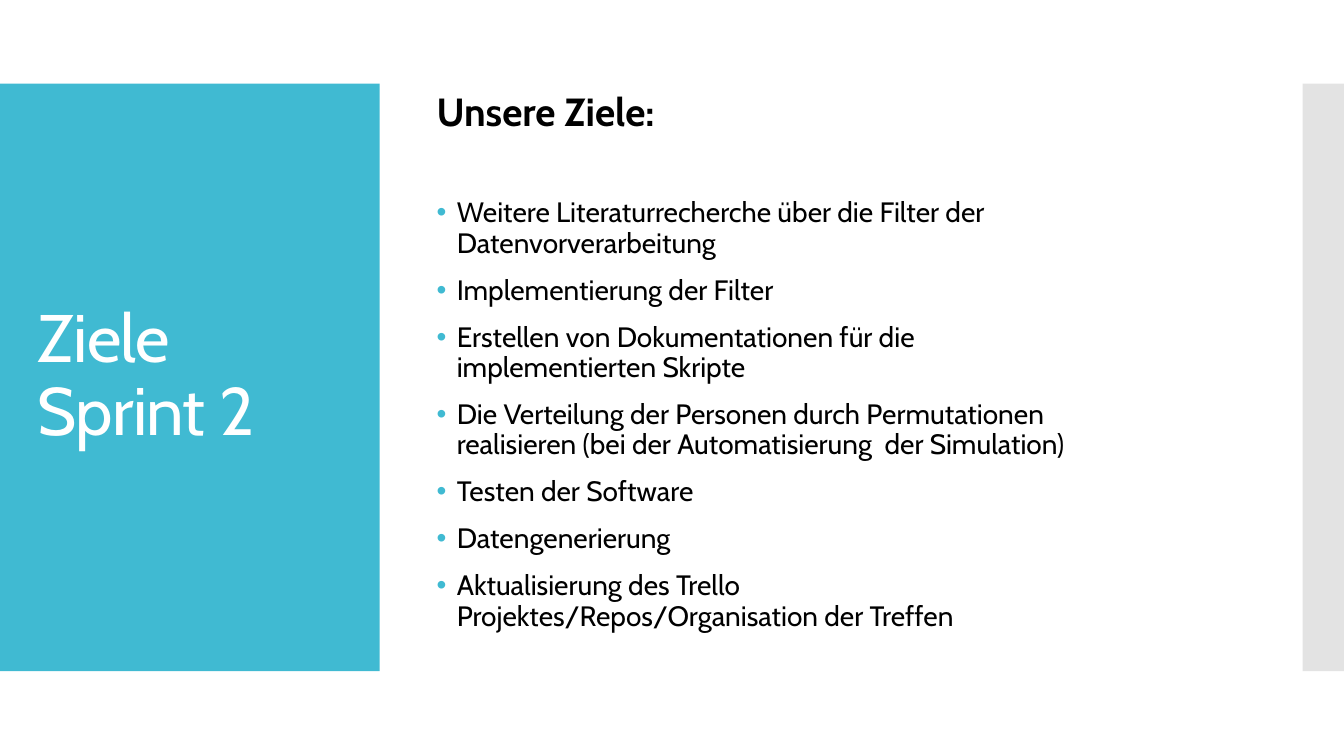
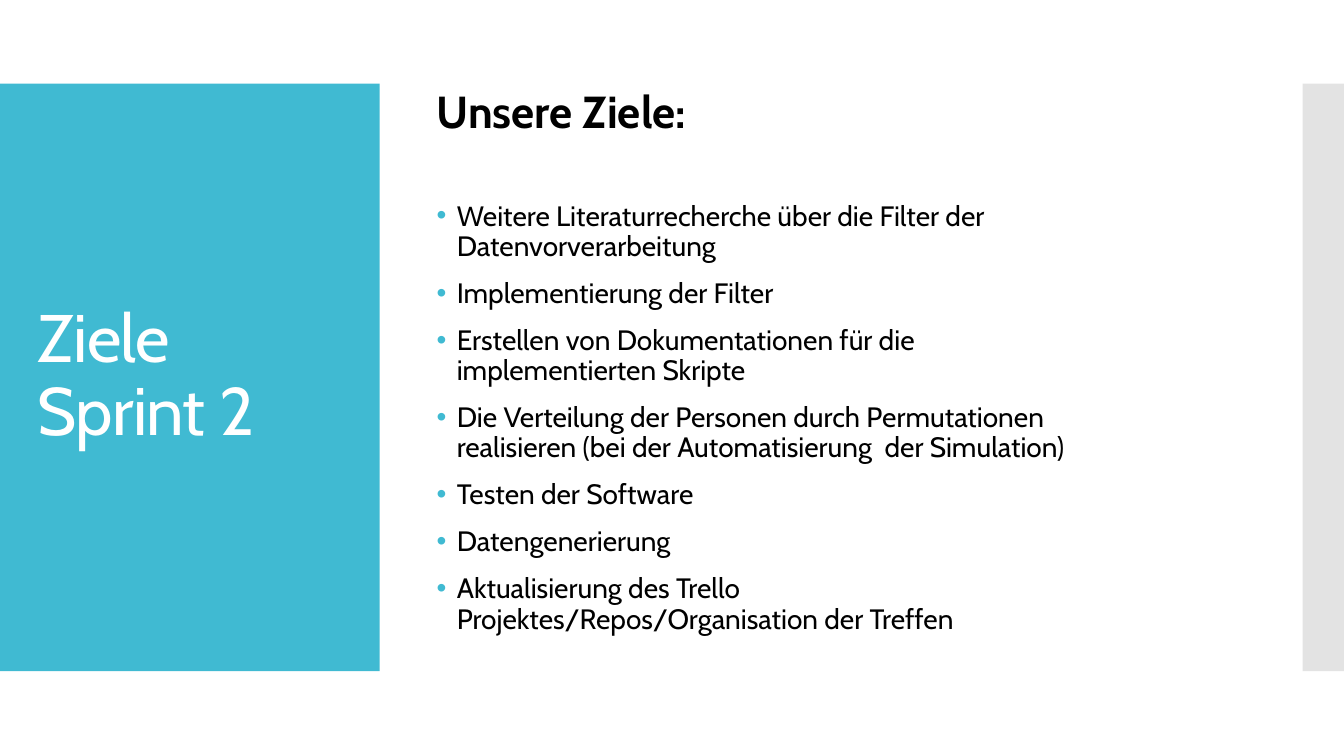
Before and after one commit to Datagroup-ModSim/ModSim17-data-generation-filters, a slide deck: slide 5 of presentations/Sprint 2/Datenerzeugung und Datenanalyse_Sprint2_formatiert.pptx (slide 4 before the commit). Drawn at 1344x756 pixels with LibreOffice and Linux fonts; fonts in the diff are those of the drawing. Boxes give left, top, right and bottom in pixels: in the first picture for what was removed or moved away, otherwise in the second. Text is boxed around its words. In the diff, an @@ line names an element or a change of style, - is before the commit and + after.

Commit message:
Präsentation des 2. Sprints im Ordner presentation unter Sprint 2 Der Ordner restlicher Output ist für mich zum testen

```diff
--- a/presentations/Sprint 2/Datenerzeugung und Datenanalyse_Sprint2_formatiert.pptx
+++ b/presentations/Sprint 2/Datenerzeugung und Datenanalyse_Sprint2_formatiert.pptx
@@ text at (437, 94, 686, 129): size 28 to 32 pt in "Unsere Ziele:" @@
```
Also in this commit, not shown: 6 other slides changed, 10 slides added, 52 other files.
